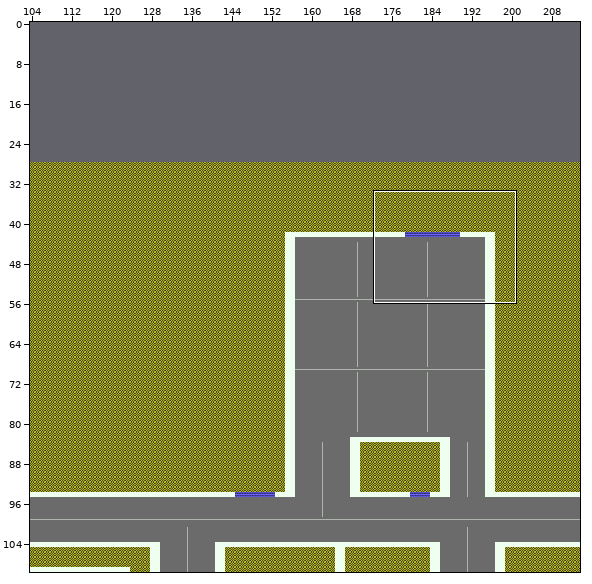
Tiled map, stored at Assets/Graphics/Maps/Gray Box/RetailGraybox.tmx. The picture above shows the old version from afar; the outline marks the close-up.
Close-up. First the earlier version:
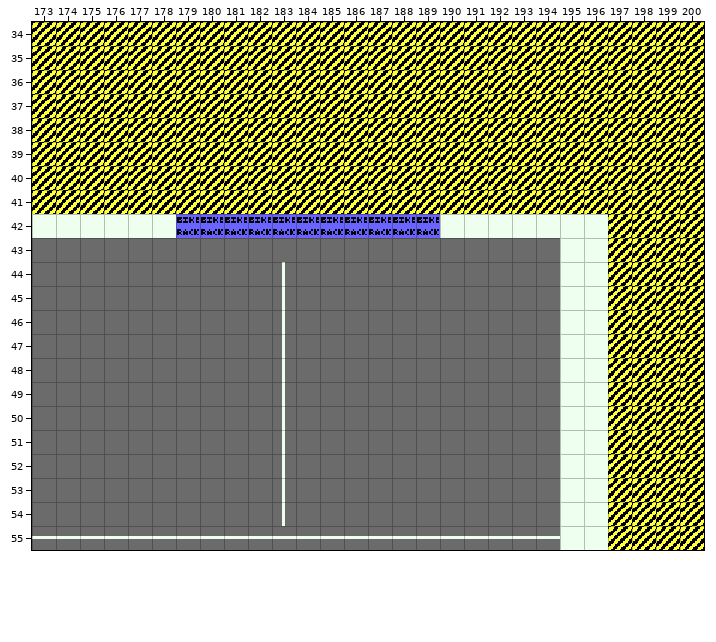
Cells are 16x16 px. Shown: x 173..200, y 34..55. The commit also changed other parts of the map, which this record leaves out. The old version is drawn lined up with the new one.
Now the later version:
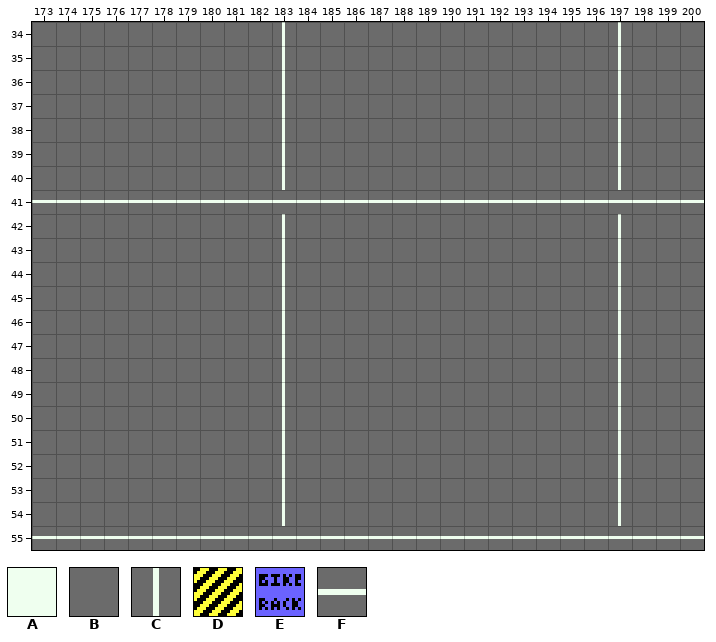
Key: from "Debug": A 0, B 2, C 3, D 4, E 6, F 7.
_ is an empty cell.
What changed:
map size 196x126 -> 224x154 cells (old content now starts at 28,28; both pictures use the new coordinates)
Layer "Graybox/GrayBox":
Tile B now appears in row 42 at x 179 to 182 and 184 to 189.
The author changed tile A to tile B in row 42 at x 173 to 178 and 190 to 196; in rows 43 to 54 at x 195 to 196.
The author changed tile D to tile B in rows 34 to 40 at x 173 to 182, 184 to 196 and 198 to 200; in rows 42 to 54 at x 198 to 200.
Tile C now appears in row 42 at x 183.
The author changed tile B to tile C in row 43 at x 183.
The author changed tile D to tile C in rows 34 to 40 at x 183 and 197; in rows 42 to 54 at x 197.
The author changed tile A to tile F in row 55 at x 195 to 196.
The author changed tile D to tile F in row 41 at x 173 to 200; in row 55 at x 197 to 200.
Layer "Graybox/Bike Racks":
Tile E is removed in row 42 at x 179 to 189.
Changed places in both close-ups, as pixel boxes (x1, y1, x2, y2):
changed: (32, 22, 704, 550)
